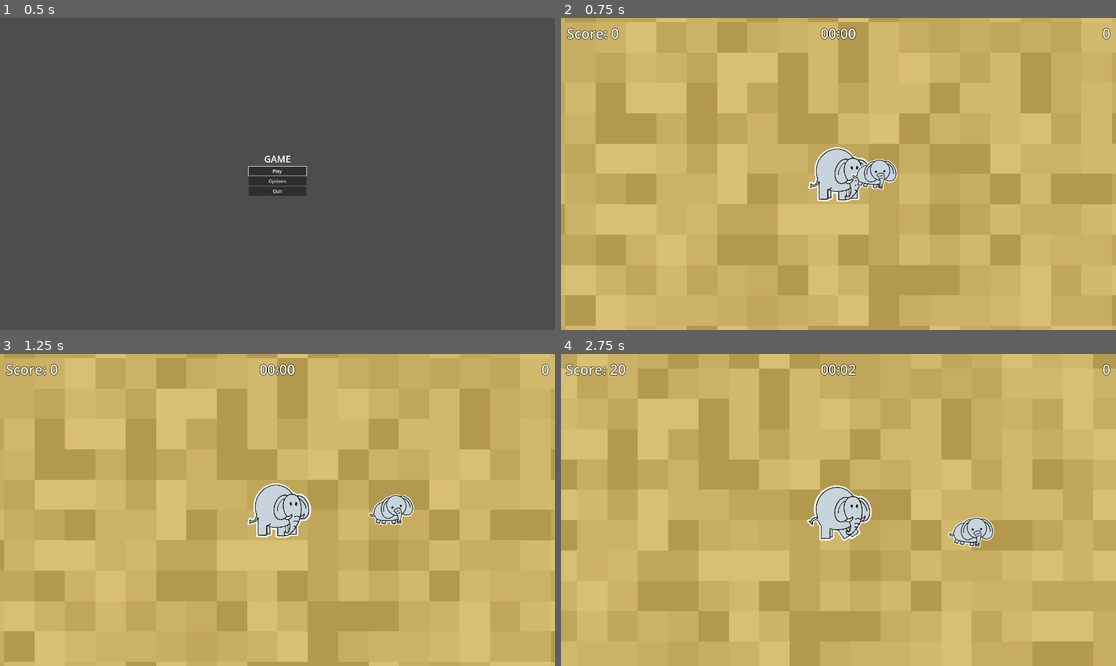
Above: before the commit, frames 1-4 (two rows, left to right).
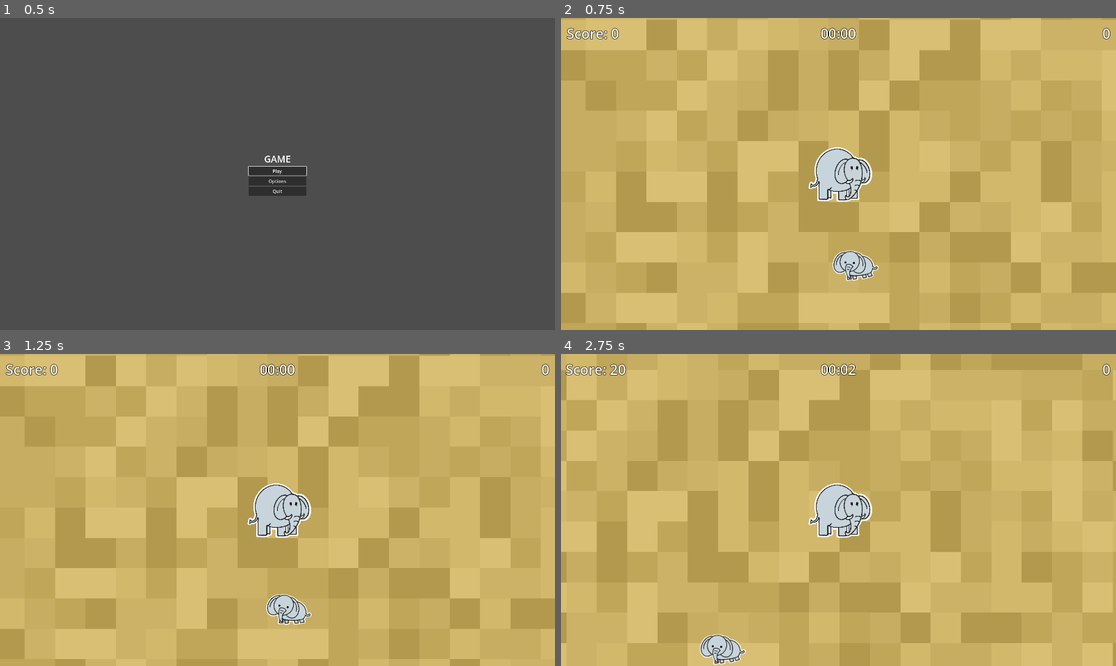
Above: after the commit, the same moments.

Repository: kevinpliang/micro-jam-47
Game: Godot game, scene res://game/Main.tscn
The game is run twice, just before and just after one commit, with the same random seed, the same clock (stepped at 60 frames per second) and the same inputs.
Inputs (mouse positions are in pixels of both pictures, inside the frame that each line leads up to):
- Up to frame 1 (0.5 s): no input
- Up to frame 2 (0.75 s): click "Play" at 0.5 s
- Up to frame 3 (1.25 s): no input
- Up to frame 4 (2.75 s): move the mouse to (960, 494) at 1.27 s; hold D (right) 1.28-2.03 s; click (960, 494) at 1.42 s; move the mouse to (727, 525) at 2.02 s; hold S (down) from 2.03 s (still down)

Frame 1 is identical in both runs. In frame 2, 24% of the frame differs, in the area x 0-100%, y 0-100%; in frame 3, 23%; in frame 4, 27%.

Commit message:
increase player speed, player spawns in a radius of the baby

Diff:
--- a/characters/PlayerElephant.gd
+++ b/characters/PlayerElephant.gd
@@ -1,6 +1,6 @@
 extends CharacterBody2D
 
-@export var speed: float = 300.0
+@export var speed: float = 1000.0
 @export var click_radius: float = 64.0  # How close to click before considering it reached
 
 var target_position: Vector2
--- a/environment/level.gd
+++ b/environment/level.gd
@@ -8,6 +8,8 @@
 @export var lion_spawn_interval: float = 3.0 # Spawn a lion every 3 seconds
 @export var follower_spawn_chance: float = 0.03 # 3% chance per new tile area
 @export var base_pts_per_sec: float = 10.0 # Base score gain per second
+@export var player_spawn_radius: float = 500.0
+@export var baby_start_position: Vector2 = Vector2.ZERO
 
 var spawn_timer: float = 0.0
 var screen_size: Vector2
@@ -57,20 +59,31 @@
 			_handle_right_click(event.position)
 
 func _spawn_elephants():
-	# Spawn both elephants at origin (infinite map)
-	var start_pos = Vector2(0, 0)
-
-	# Spawn player elephant
-	player_elephant = PlayerElephant.instantiate()
-	player_elephant.position = start_pos
-	add_child(player_elephant)
-
-	# Baby elephant will spawn at origin and move randomly
+	# Spawn elephants at configured start positions
+	var baby_start_pos = baby_start_position
+
+	# Baby elephant spawns at configured location and wanders from there
 	baby_elephant = BabyElephant.instantiate()
-	baby_elephant.position = start_pos
+	baby_elephant.position = baby_start_pos
 	baby_elephant.game_over.connect(_on_game_over)
 	baby_elephant.camera_lost.connect(_on_camera_lost)
 	add_child(baby_elephant)
+
+	# Spawn player elephant offset from baby within the configured radius
+	player_elephant = PlayerElephant.instantiate()
+	var player_start_pos = _random_point_within_radius(baby_start_pos, player_spawn_radius, 300.0)
+	player_elephant.position = player_start_pos
+	add_child(player_elephant)
+
+func _random_point_within_radius(center: Vector2, radius: float, min_distance: float = 0.0) -> Vector2:
+	var clamped_radius = max(radius, 0.0)
+	var clamped_min = clamp(min_distance, 0.0, clamped_radius)
+	if clamped_radius == 0.0:
+		return center
+
+	var angle = randf() * TAU
+	var distance = randf_range(clamped_min, clamped_radius)
+	return center + Vector2(cos(angle), sin(angle)) * distance
 
 func _process(delta):
 	if is_game_over:
